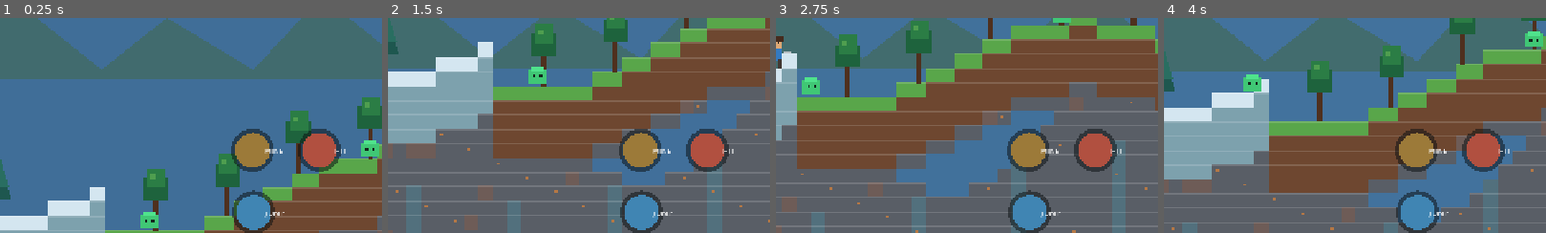
Above: before the commit, frames 1-4 (left to right).
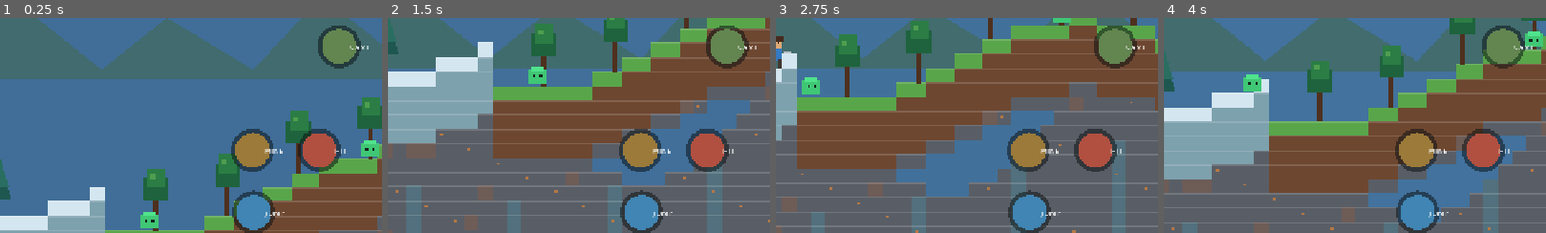
Above: after the commit, the same moments.

Repository: filesgloom-png/DEEPWILD-Shattered-Lands
Game: Godot game, scene res://scenes/main.tscn
Same seed, same stepped clock (60 frames per second), same inputs: the game is played once before the commit and once after it.
Inputs (mouse positions are % of the whole screen's width and height, from its top left):
- Up to frame 1 (0.25 s): no input
- Up to frame 2 (1.5 s): tap Enter (ui_accept) at 0.5, 0.77 s; move the mouse to (72, 45) at 0.52 s; hold Right (ui_right) 0.53-1.25 s; hold E 0.53-1.25 s; click (72, 45) at 0.67 s; drag from (30, 55) to (45, 70) at 1.27 s
- Up to frame 3 (2.75 s): move the mouse to (60, 28) at 2.02 s; hold Right (ui_right) from 2.03 s (still down); tap X at 2.1 s
- Up to frame 4 (4 s): release Right (ui_right) at 2.75 s; drag from (45, 70) to (20, 35) at 2.77 s; move the mouse to (80, 65) at 3.52 s; hold Left (ui_left) from 3.53 s (still down); tap F at 3.6 s; tap Enter (ui_accept) at 3.77 s
The pictures show only the part of the screen within x 50-100%, y 39-89%; the shares and areas given below are measured in that part.

The runs differ from the first frame. In frame 1, 1.8% of the frame differs, in the area x 83-97%, y 3-24%; in frame 2, 1.8%; in frame 3, 1.8%; in frame 4, 1.8%.

Commit message:
Add camp checkpoint and respawn system

Diff:
--- a/scripts/main.gd
+++ b/scripts/main.gd
@@ -37,6 +37,8 @@
 var message_timer := 4.0
 var save_timer := 0.0
 var world_seed := 0
+var player_respawn := Vector2(320.0, 240.0)
+var checkpoint_tile := -1
 
 func _ready() -> void:
 	randomize()
@@ -111,11 +113,7 @@
 		slime.y = _ground_surface_y(int(floor(slime.x / TILE))) - 12.0
 		slimes[i] = slime
 	if health <= 0:
-		health = 100
-		player = Vector2(320.0, _ground_surface_y(int(floor(320.0 / TILE))))
-		velocity = Vector2.ZERO
-		message = "You recovered at the camp"
-		message_timer = 3.0
+		_respawn_player()
 
 func _noise_value(x: int, salt: int) -> float:
 	var value := sin(float(x * 127 + int(world_seed % 997) + salt * 31) * 12.9898) * 43758.5453
@@ -347,6 +345,8 @@
 		_next_recipe()
 	elif pos.distance_to(Vector2(size.x - 72, 242)) < 45.0:
 		_use_selected_item()
+	elif pos.distance_to(Vector2(size.x - 72, 326)) < 45.0:
+		_set_checkpoint()
 
 func _next_recipe() -> void:
 	craft_recipe_index = (craft_recipe_index + 1) % RECIPES.size()
@@ -387,6 +387,24 @@
 		message = "Plank placed"
 		message_timer = 1.5
 	message_timer = maxf(message_timer, 1.5)
+
+func _set_checkpoint() -> void:
+	var tile_x: int = clampi(int(floor(player.x / TILE)), 0, WORLD_WIDTH - 1)
+	checkpoint_tile = tile_x
+	player_respawn = Vector2(float(tile_x * TILE) + TILE * 0.5, _ground_surface_y(tile_x))
+	message = "Checkpoint set"
+	message_timer = 1.5
+
+func _respawn_player() -> void:
+	var respawn_x: float = player_respawn.x
+	if checkpoint_tile >= 0:
+		respawn_x = float(checkpoint_tile * TILE) + TILE * 0.5
+	player.x = clampf(respawn_x, 24.0, WORLD_WIDTH * TILE - 24.0)
+	player.y = _ground_surface_y(int(floor(player.x / TILE)))
+	velocity = Vector2.ZERO
+	health = 100
+	message = "Respawned at checkpoint"
+	message_timer = 2.0
 
 func _craft_selected() -> void:
 	var recipe: String = str(RECIPES[craft_recipe_index])
@@ -579,6 +597,7 @@
 	_draw_button(Vector2(size.x - 72, 74), "MAKE", Color(0.32, 0.56, 0.39))
 	_draw_button(Vector2(size.x - 72, 158), "NEXT", Color(0.40, 0.48, 0.57))
 	_draw_button(Vector2(size.x - 72, 242), "USE", Color(0.68, 0.46, 0.25))
+	_draw_button(Vector2(size.x - 72, 326), "CAMP", Color(0.43, 0.58, 0.35))
 
 func _draw_button(center: Vector2, label: String, color: Color) -> void:
 	draw_circle(center, 36, Color(0.04, 0.06, 0.07, 0.52))
@@ -586,7 +605,7 @@
 	draw_string(ThemeDB.fallback_font, center + Vector2(0, 5), label, HORIZONTAL_ALIGNMENT_CENTER, 72, 12, Color.WHITE)
 
 func _save_world() -> void:
-	var data := {"world_seed": world_seed, "player_x": player.x, "player_y": player.y, "health": health, "day_count": day_count, "day_time": day_time, "inventory": inventory, "blocks": world_b …(160 unchanged characters)…
+	var data := {"world_seed": world_seed, "player_x": player.x, "player_y": player.y, "health": health, "day_count": day_count, "day_time": day_time, "checkpoint_tile": checkpoint_tile, "inventory": inventory, "blocks": world_b …(160 unchanged characters)…
 	for slime in slimes:
 		data["slimes"].append([slime.x, slime.y])
 	var file := FileAccess.open(SAVE_PATH, FileAccess.WRITE)
@@ -607,6 +626,10 @@
 	health = int(parsed.get("health", 100))
 	day_count = maxi(1, int(parsed.get("day_count", 1)))
 	day_time = fposmod(float(parsed.get("day_time", day_time)), TAU)
+	checkpoint_tile = int(parsed.get("checkpoint_tile", -1))
+	if checkpoint_tile >= 0:
+		checkpoint_tile = clampi(checkpoint_tile, 0, WORLD_WIDTH - 1)
+		player_respawn = Vector2(float(checkpoint_tile * TILE) + TILE * 0.5, _ground_surface_y(checkpoint_tile))
 	var saved_inventory = parsed.get("inventory", {})
 	for key in inventory:
 		inventory[key] = int(saved_inventory.get(key, inventory[key]))
